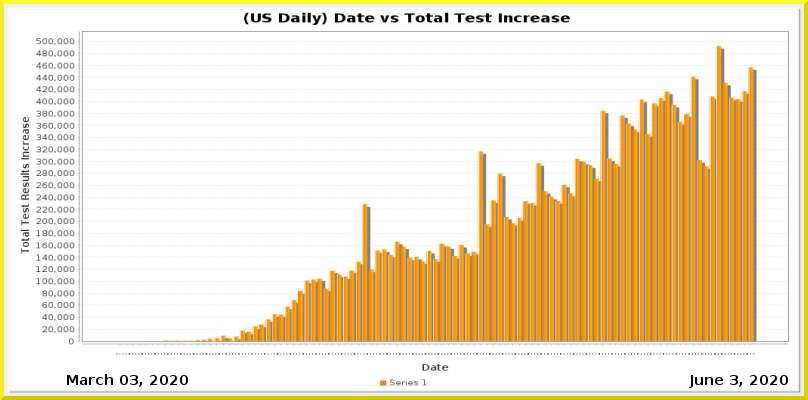
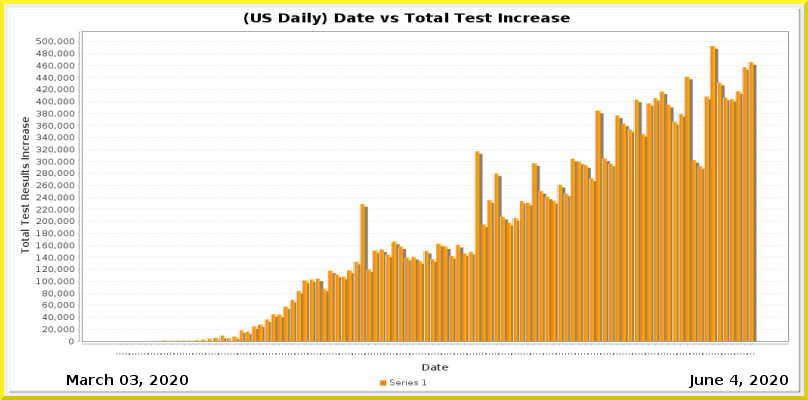
Layered file, before and after one edit (808x400). Changes by layer:
painted on "Current Date" over (x1=730, y1=375, x2=738, y2=385)
painted on "Date_vs_TestIncrease.png" over (x1=142, y1=46, x2=757, y2=355)
